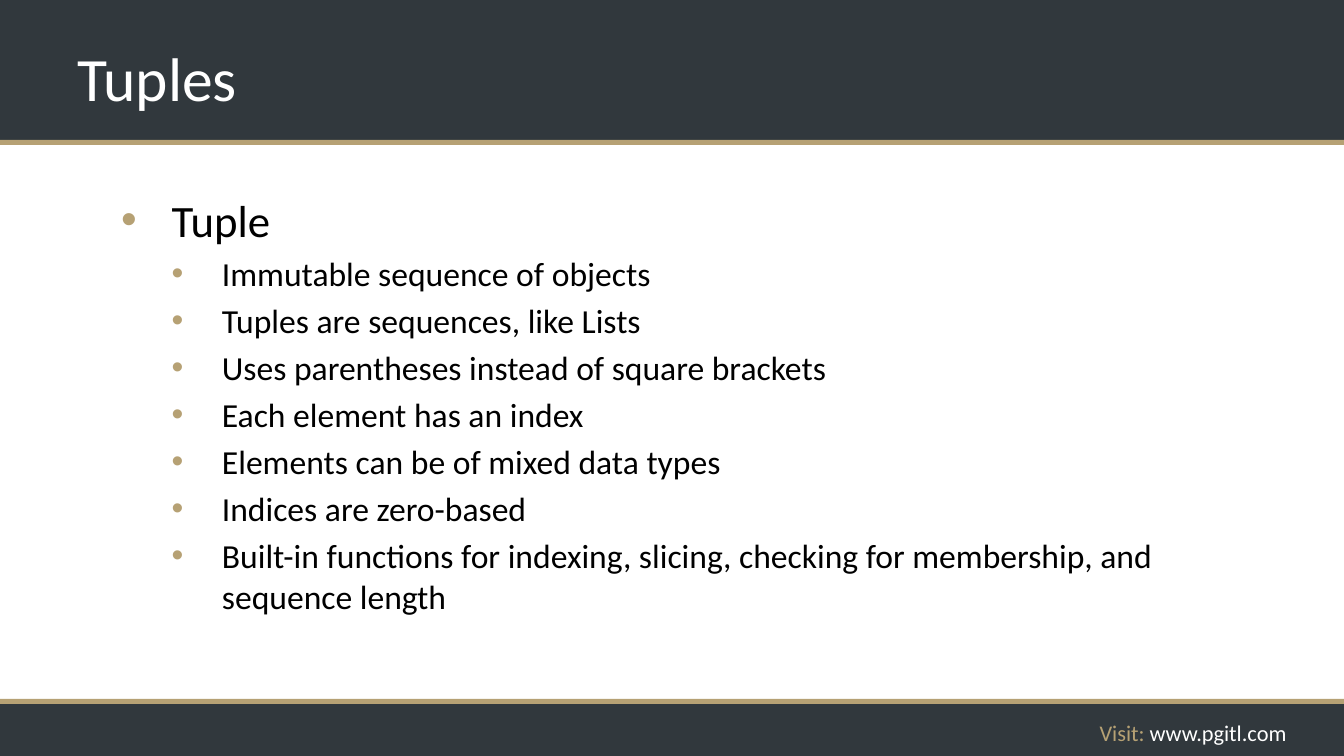
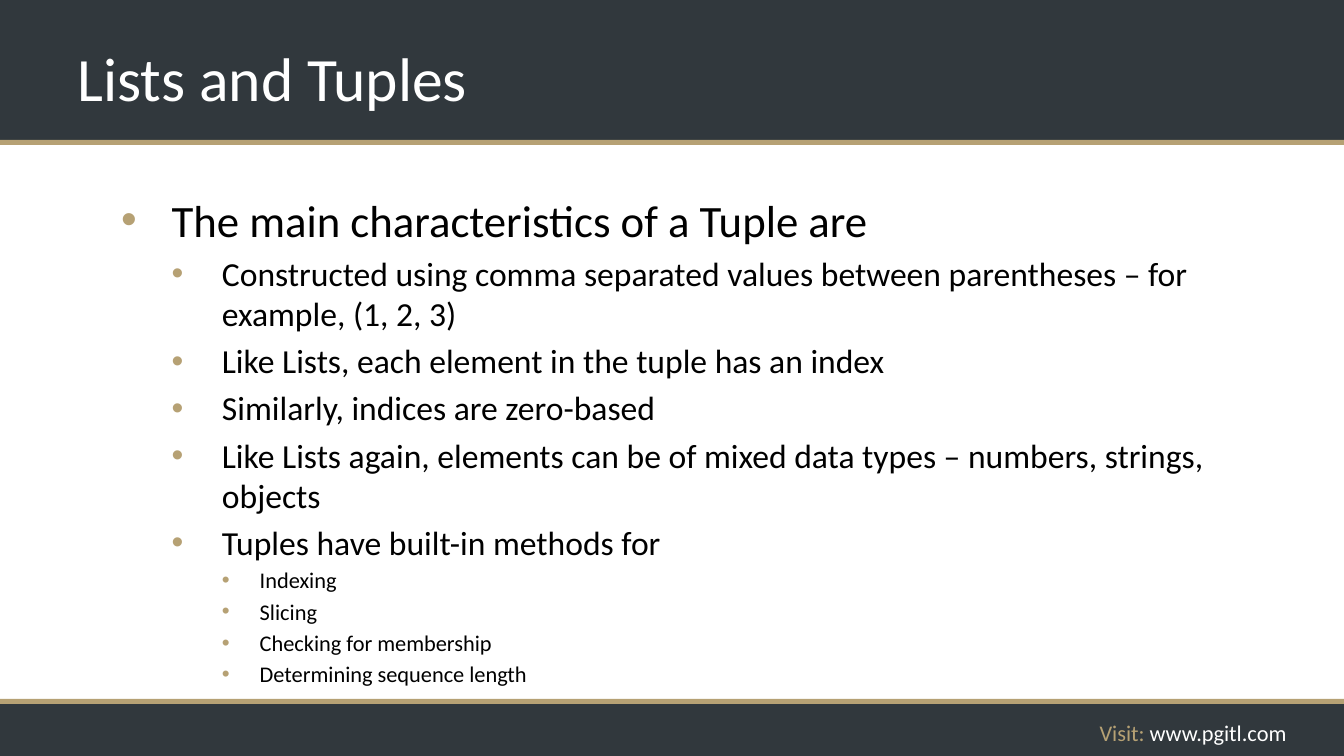
Before and after one commit to rikkouri/project-a, a slide deck: slide 81 of Programming Foundations.pptx. Drawn at 1344x756 pixels with LibreOffice and Linux fonts; fonts in the diff are those of the drawing; background and template pictures are left out. Boxes give left, top, right and bottom in pixels: in the first picture for what was removed or moved away, otherwise in the second. Text is boxed around its words. In the diff, an @@ line names an element or a change of style, - is before the commit and + after.

```diff
--- a/Programming Foundations.pptx
+++ b/Programming Foundations.pptx
@@ title at [77, 58, 467, 111]: text changed @@
-Tuples
+Lists and Tuples
@@ text at [172, 206, 1203, 686]: text changed @@
-• Tuple
-  • Immutable sequence of objects
-  • Tuples are sequences, like Lists
-  • Uses parentheses instead of square brackets
-  • Each element has an index
-  • Elements can be of mixed data types
-  • Indices are zero-based
-  • Built-in functions for indexing, slicing, checking for membership, and sequence length
+• The main characteristics of a Tuple are
+  • Constructed using comma separated values between parentheses – for example, (1, 2, 3)
+  • Like Lists, each element in the tuple has an index
+  • Similarly, indices are zero-based
+  • Like Lists again, elements can be of mixed data types – numbers, strings, objects
+  • Tuples have built-in methods for
+    • Indexing
+    • Slicing
+    • Checking for membership
+    • Determining sequence length
```
Also in this commit, not shown: 6 other slides changed, 2 slides added, 1 slide removed.
